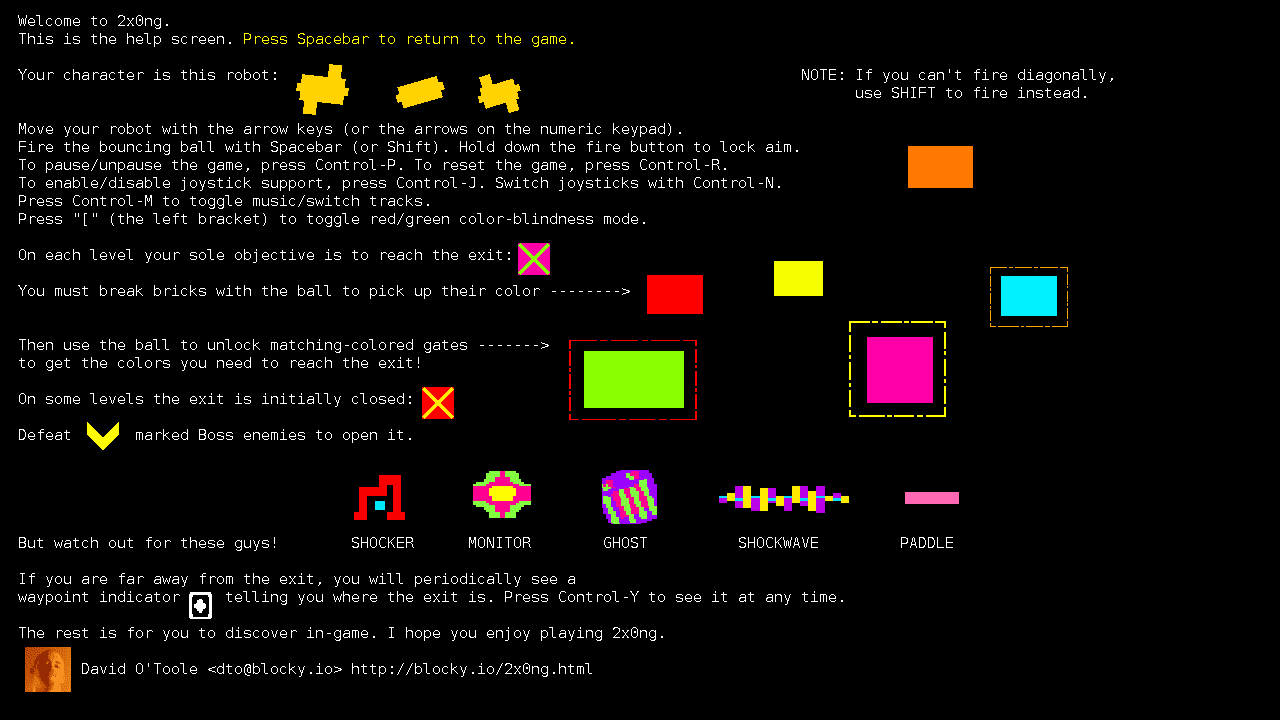
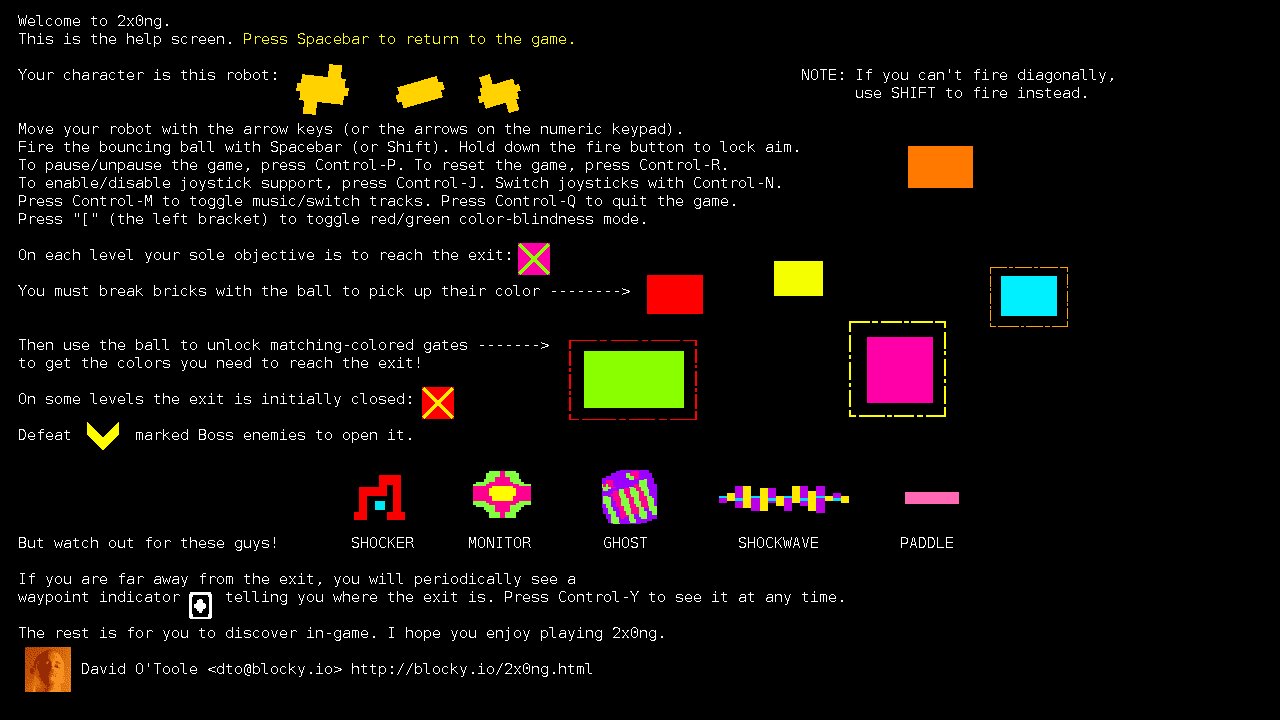
Revision of a layered 1280px x 720px image; what changed, layer by layer:
painted on "Welcome to 2x0ng. ..." over 442, 195, 735, 209
